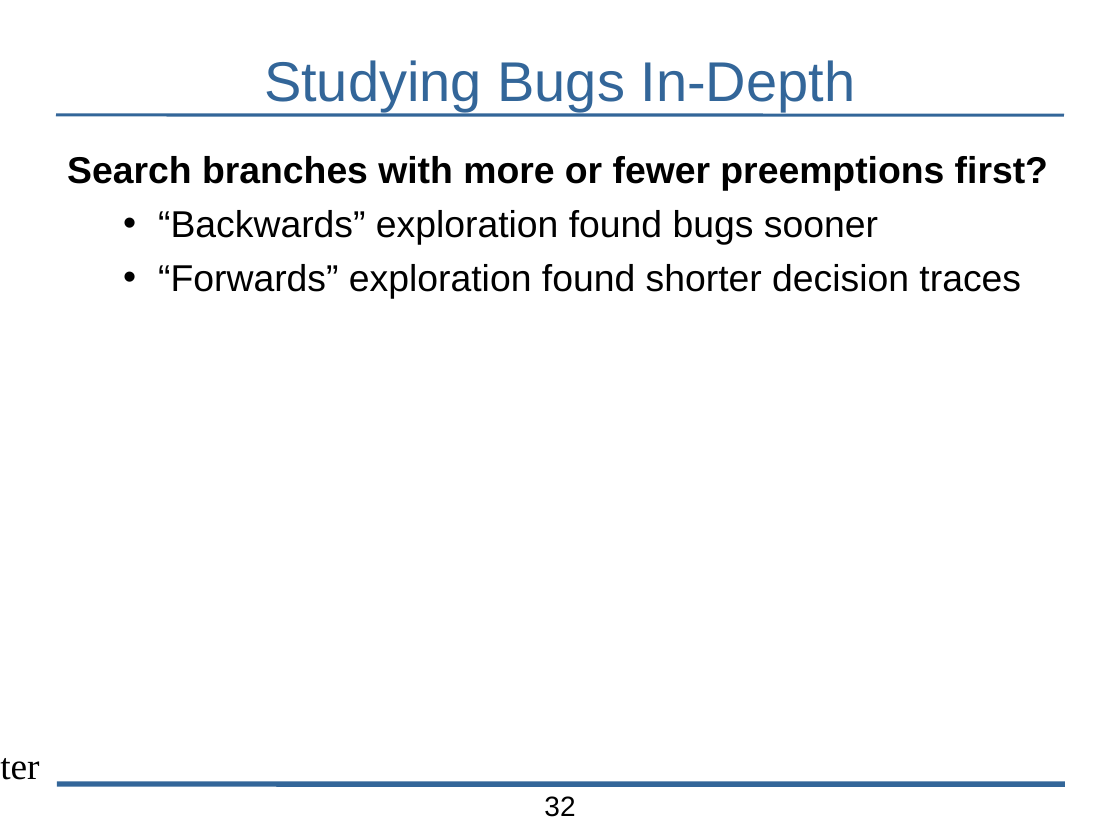
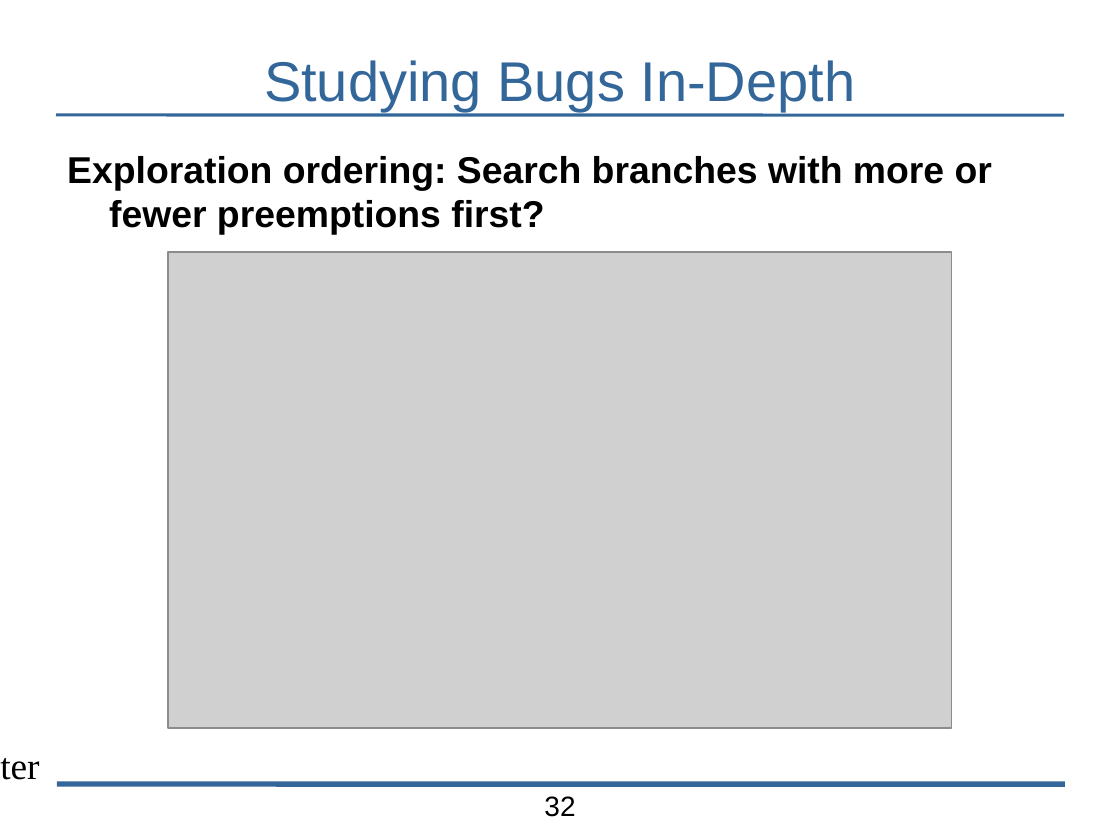
Before and after one commit to bblum/talks, a slide deck: slide 32 of pdl-retreat/pdl-talk.odp. Drawn at 1120x840 pixels with LibreOffice and Linux fonts; fonts in the diff are those of the drawing; grey boxes stand for pictures; background and template pictures are left out. Boxes give left, top, right and bottom in pixels: in the first picture for what was removed or moved away, otherwise in the second. Text is boxed around its words. In the diff, an @@ line names an element or a change of style, - is before the commit and + after.

```diff
--- a/pdl-retreat/pdl-talk.odp
+++ b/pdl-retreat/pdl-talk.odp
@@ text at box(67, 156, 992, 235): text changed; bold on @@
-Search branches with more or fewer preemptions first?
-  • “Backwards” exploration found bugs sooner
-  • “Forwards” exploration found shorter decision traces
+Exploration ordering: Search branches with more or fewer preemptions first?
@@ picture added at box(168, 252, 952, 728) @@
```
Also in this commit, not shown: 3 other slides changed, 3 other files.
